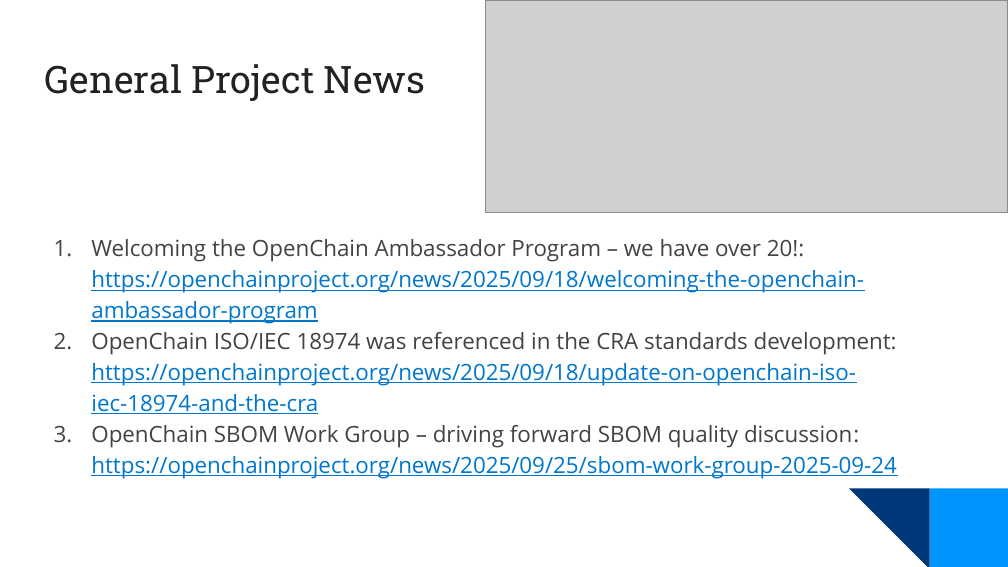
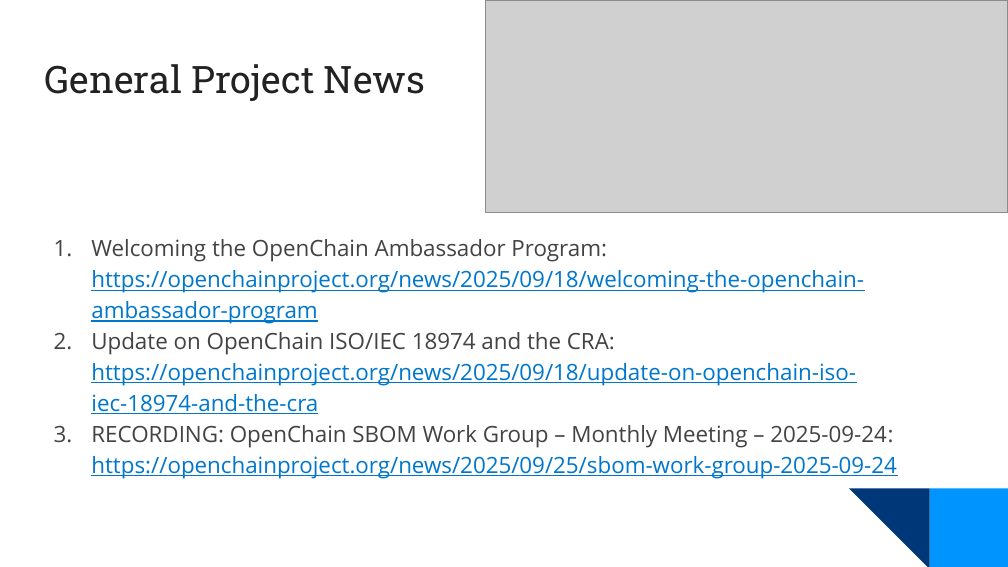
Before and after one commit to OpenChain-Project/Meeting-Slides, a slide deck: slide 5 of 2025/specification-education-monthly/2025-10-Europe-NA.pptx. Drawn at 1008x567 pixels with LibreOffice and Linux fonts; fonts in the diff are those of the drawing; grey boxes stand for pictures; background and template pictures are left out. Boxes give left, top, right and bottom in pixels: in the first picture for what was removed or moved away, otherwise in the second. Text is boxed around its words. In the diff, an @@ line names an element or a change of style, - is before the commit and + after.

```diff
--- a/2025/specification-education-monthly/2025-10-Europe-NA.pptx
+++ b/2025/specification-education-monthly/2025-10-Europe-NA.pptx
@@ text at <box>91,239,897,478</box>: text changed @@
-1. Welcoming the OpenChain Ambassador Program – we have over 20!:
-   https://openchainproject.org/news/2025/09/18/welcoming-the-openchain-ambassador-program
-2. OpenChain ISO/IEC 18974 was referenced in the CRA standards development:
-   https://openchainproject.org/news/2025/09/18/update-on-openchain-iso-iec-18974-and-the-cra
-3. OpenChain SBOM Work Group – driving forward SBOM quality discussion:
-   https://openchainproject.org/news/2025/09/25/sbom-work-group-2025-09-24
+1. Welcoming the OpenChain Ambassador Program:
+   https://openchainproject.org/news/2025/09/18/welcoming-the-openchain-ambassador-program
+2. Update on OpenChain ISO/IEC 18974 and the CRA:
+   https://openchainproject.org/news/2025/09/18/update-on-openchain-iso-iec-18974-and-the-cra
+3. RECORDING: OpenChain SBOM Work Group – Monthly Meeting – 2025-09-24:
+   https://openchainproject.org/news/2025/09/25/sbom-work-group-2025-09-24
```
Also in this commit, not shown: 6 other slides changed, 1 other file.
